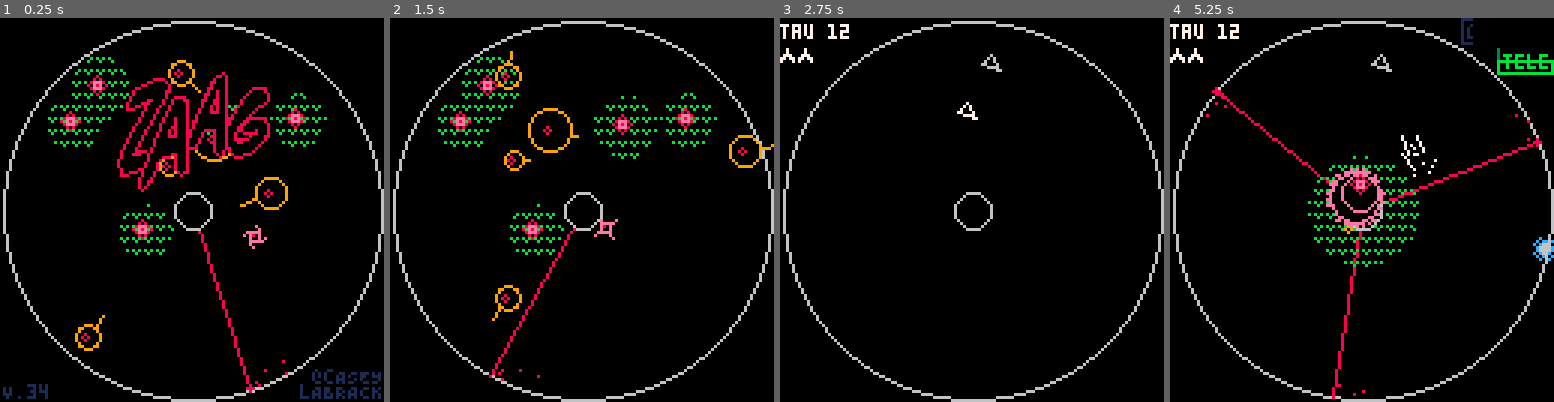
Above: before the commit, frames 1-4 (left to right).
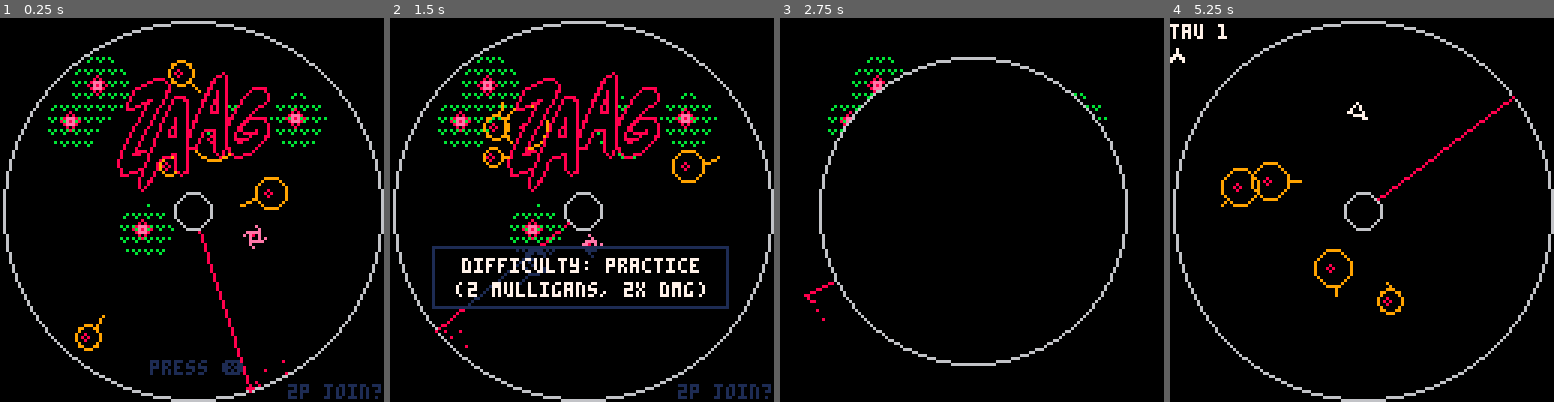
Above: after the commit, the same moments.

Repository: caseylabrack/laser
Game: PICO-8 cartridge zaag.p8
The game is run twice, just before and just after one commit, with the same random seed, the same clock (stepped at 60 frames per second) and the same inputs.
Inputs:
- Up to frame 1 (0.25 s): no input
- Up to frame 2 (1.5 s): tap X (X key) at 0.33, 1.07 s; tap O (Z key) at 0.7 s
- Up to frame 3 (2.75 s): hold Right 1.6-2.1 s; tap O (Z key) at 1.7, 2.1, 2.5 s; tap X (X key) at 1.85 s; hold Up 2.15-2.42 s; hold Right from 2.47 s (still down)
- Up to frame 4 (5.25 s): tap O (Z key) every 0.4 s from 2.9 to 4.9 s; tap X (X key) at 2.97, 4.08, 5.2 s; release Right at 3.03 s; hold Left 3.08-3.58 s; hold Down 3.63-3.97 s; hold Right 4.02-4.68 s; hold Up 4.73-5.03 s; hold Left from 5.08 s (still down)

The runs differ from the first frame. In frame 1, 1.4% of the frame differs, in the area x 0-100%, y 89-100%; in frame 2, 8.7%, in the area x 10-100%, y 8-100%; in frame 3, 5.3%; in frame 4, 5.1%.

Commit message:
2player mode selectable. tele animation back without sleep.

Diff:
--- a/zaag.p8
+++ b/zaag.p8
@@ -6,19 +6,19 @@
 
 -- todo:
 --  2p
---   enabling 2p
---   boss hp display
 --   different color bullets?
---  "press ❎" title screen
+--  boss hp display
 --  more sounds esp level transition
---  game win: promenade. intro: gnome. boss: meno mosso
---  timer
+--  game startup: gnome
+--  game win: promenade. boss: meno mosso
+--  timer shown on win
 --  improve level transition. particles? faux 3d (tempest)? ship zooms in (tempest)?
 --  different rocket trail
 --  homing bomb eye track
 --  gun ready animation maybe
 
 version=34
+_g=_ENV
 dmg={
 	{roid=2,flower=2,bomb=60,boss=4},--easy
 	{roid=1.5,flower=1.5,bomb=45,boss=3},--normal
@@ -181,10 +181,10 @@
 end
 
 --pauses most game logic for a number of frames
-if sleep>0 then
-	sleep-=1
-	return
-end
+--if sleep>0 then
+--	sleep-=1
+--	return
+--end
 
 boss:update()
 
@@ -819,12 +819,6 @@
 			end
 			if unit=="bomb" then
 				h:spawn()
---				local a,d=aim_away(.25,.6),rnd(64-24)+12
---				h.x,h.y,h.enabled,h.timer,h.frametick,h.stunned=64+cos(a)*d,64+sin(a)*d,true,0,0,false
---				add(hs,{x=64+cos(a)*d,y=64+sin(a)*d,
---								r=3,dx=0,dy=0,t=.05,
---								enabled=true,timer=0,
---								frametick=0})
 				sfx(9)
 				break
 			end
@@ -1284,7 +1278,7 @@
 	for i=1,2 do
 		add(ps,
 			setmetatable({
-			playing=true,id=i-1,--plyrs 0 and 1
+			playing=i==1,id=i-1,--plyrs 0 and 1
 			pcolor=i==1 and 7 or 6,
 			x=80,y=30,dx=0,dy=0,
 			a=.75,t=.25,rt=.05,r=3,friction=.92,
@@ -1308,14 +1302,14 @@
 				end
 				if btn(⬆️,id) then
 				 if charge>fullcharge then
-						local x1,y1=x,y
+						local lines=coords(_ENV)
 						x+=cos(a)*hop
 						y+=sin(a)*hop
 						thrusting=false
---						blink=cocreate(blink_anim)
---						coresume(blink,x1,y1,p.x,p.y)
+						_g.blink=cocreate(blink_anim)
+						coresume(blink,lines)
 						charge=0
---						sleep=8
+--						if ps[2].playing==false then _g.sleep=8 end
 						sfx(22)
 					else
 						if tick-hopfailtick>2 then
@@ -1413,6 +1407,7 @@
 			end,
 
 			spawn=function(_ENV)
+				if not playing then return end
 				a,dx,dy,charge,gun=-.1,0,0,fullcharge,0
 				y=id==0 and 32 or 16
 				x=id==0 and 64 or 72
@@ -1471,18 +1466,15 @@
 	end
 end
 
-function blink_anim(x1,y1,x2,y2)
+function blink_anim(lines)
 	local grays,duration={7,6,13,1},8
 	while duration>=0 do
 		local pct=(8-duration)/8
 		local idx=ceil(pct*#grays)
-		p.x,p.y=x1,y1
-		local lines=p:coords()
 		for l in all(lines) do
 			line(l.x1,l.y1,l.x2,l.y2,grays[idx])
 		end
 		duration-=1
-		p.x,p.y=x2,y2
 		yield()
 	end
 end
@@ -1501,23 +1493,14 @@
 	inner.enabled=true
 	local a=rnd()
 	add(lz,{a=a,x=64+cos(a)*63,y=64+sin(a)*63,speed=.005,parts={index=0}})
---	add(lz,{a=.5,x=64+cos(a)*63,y=64+sin(a)*63,speed=.0025,parts={index=0}})
---	local a=aim_away(.25,.6)
---	local d=rnd(64-24)+12
 	h:spawn()
---	add(hs,{x=64+cos(a)*d,y=64+sin(a)*d,
---					r=3,dx=0,dy=0,t=.05,
---					enabled=true,timer=0,
---					frametick=0})
 	for i=1,5 do
 		local f={}
-		f.tick=flr(rnd(100))
-		f.max=12
+		f.tick,f.max=flr(rnd(100)),12
 		f.growgoal=120 --grow rate
 		f.br=500 --bud rate
 		local r={}
-		local d=12+rnd(63-24)
-		local a=rnd()
+		local d,a=12+rnd(63-24),rnd()
 		r.x=64+cos(a)*d r.y=64+sin(a)*d r.r=9
 		r.growcount=rnd(f.growgoal) r.hit=-100
 		add(f,r)
@@ -1525,30 +1508,24 @@
 	end
 	local z=flr(rnd(10))+3
 	for i=1,z do
-		local r={}
-		local a=rnd()
-		local d=rnd(64-24)+12
-		r.x=64+cos(a)*d r.y=64+sin(a)*d
-		local a2=rnd()
-		local spd=rnd(1.25)+.5
-		r.dx=cos(a2)*spd r.dy=sin(a2)*spd
-		r.r=3+rnd(8-3) r.enabled=true
-		r.hit=-10
+		local r,a,d={},rnd(),rnd(64-24)+12
+		r.x,r.y=64+cos(a)*d,64+sin(a)*d
+		local a2,spd=rnd(),rnd(1.25)+.5
+		r.dx,r.dy=cos(a2)*spd,sin(a2)*spd
+		r.r,r.enabled,r.hit=3+rnd(8-3),true,-10
 		add(rs,r)
 	end
 	yield()
 
-	local c=0
 	local col1,col2={14,8,2,1},{1,2,8,14}
-	local frate=.1
-	local scany=0
-	local dd=10--sleep input
-	local haspressed=false
+	local frate,scany,
+							haspressed,c=.1,0,false,0
+
 	while c<30 or not ((btn(❎) or btn(🅾️)) and haspressed) do
 		c+=1
 --give the bomb something to chase
-		if rnd()>.9 then
-			ps[1].a,ps[1].x,ps[1].y=rnd(),64+cos(ps[1].a)*63,64+sin(ps[1].a)*63
+		if rnd()>.95 then
+			ps[1].x,ps[1].y=rnd(128),rnd(128)
 		end
 
 --spritesheet coords
@@ -1579,17 +1556,11 @@
 
 		--difficulty choose
 		if haspressed then
-			dd-=1
-			if btn()==0 then dd=-1 end
-			if dd<0 then
-				if btn(⬅️) or btn(⬇️) then
-					difficulty=mid(1,difficulty-1,3)
-					dd=10
-				end
-				if btn(➡️) or btn(⬆️) then
-					difficulty=mid(1,difficulty+1,3)
-					dd=10
-				end
+			if btnp(⬅️) or btn(⬇️) then
+				difficulty=mid(1,difficulty-1,3)
+			end
+			if btnp(➡️) or btn(⬆️) then
+				difficulty=mid(1,difficulty+1,3)
 			end
 
 			local xoff,yoff,w,h=14,76,98,20
@@ -1604,22 +1575,34 @@
 			rect(xoff,yoff,xoff+w,yoff+h,1)
 			cprint(diffmsg[difficulty],64,80,7)
 			cprint(mulmsg[difficulty],64,88,7)
-		end
-
-		if btn()~=0 and not haspressed then
-			haspressed=true
-			c=10
-		end
-
-		color(1)
-		print(smallcaps("@").."c"..smallcaps("asey"),104,117)
-		print("l"..smallcaps("abrack"),100,122)
-		print(smallcaps("v").."."..version,1,122)
+		else
+--			if tick%90<45 then
+--				cprint("press ❎",65,115,0)
+				cprint("press ❎",64,114,1)
+--				print("press ❎",0,122,1)
+--			end
+			if btnp()~=0 then
+				haspressed,c=true,0
+			end
+		end
+
+		if btnp()>255 then --bitfield where high bits are p2
+			ps[2].playing=not ps[2].playing
+		end
+
+		print("2p join"..(ps[2].playing and "!" or "?"),
+			96,122,ps[2].playing and 12 or 1)
+
+
+--		color(1)
+--		print(smallcaps("@").."c"..smallcaps("asey"),104,117)
+--		print("l"..smallcaps("abrack"),100,122)
+--		print(smallcaps("v").."."..version,1,122)
 		yield()
 	end
 	dset(2,difficulty)
-	lvl=12
---	if difficulty==1 then lvl=0 else lvl=1 end
+--	lvl=12
+	if difficulty==1 then lvl=0 else lvl=1 end
 	mulligans=mulldiff[difficulty]
 	extralives=mulligans
 	state="wipe"
